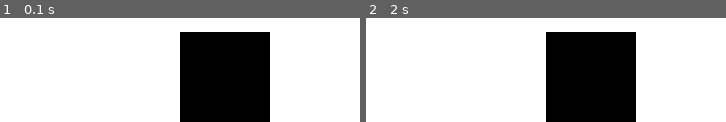
Above: before the commit, frames 1-2 (left to right).
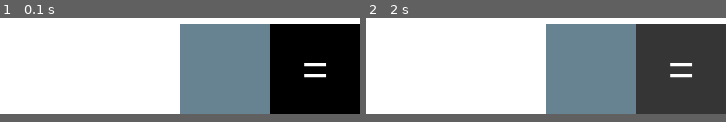
Above: after the commit, the same moments.

Repository: Romause/pygame.calculator
Game: pygame game, started from calculator.py
Same seed, same stepped clock (60 frames per second), same inputs: the game is played once before the commit and once after it.
Inputs (mouse positions are in pixels of both pictures, inside the frame that each line leads up to):
- Up to frame 1 (0.1 s): no input
- Up to frame 2 (2 s): press the mouse at (682, 68) at 0.37 s; move the mouse to (outside the picture) at 0.47 s; release the mouse at (outside the picture) at 0.6 s; click (682, 68) at 1.72 s, where only the run after the commit has a clickable "="
In our replay, the window is 360x648 before the commit and 360x640 after it. These sizes can differ from the game's own. Grey fills any space a smaller window leaves; there, only what the larger window draws over its background counts as a difference.

The runs differ from the first frame. In frame 1, 45% of the frame differs, in the area x 50-100%, y 5-100%; in frame 2, 45%.

Commit message:
типо клики

Diff:
--- a/button.py
+++ b/button.py
@@ -1,15 +1,14 @@
-import pygame
+import pygame.mouse
+
 
 class Button:
+
     color = None
     colorHover = None
     text = None
-    size = None
     width = None
     height = None
     bounds = None
-    x = None
-    y = None
 
 
     def __init__(self, color, colorHover, text, width, height, bounds, x, y):
@@ -22,23 +21,29 @@
         self.x = x
         self.y = y
 
-        return
 
-
-    def draw_text(self,screen,):
-        font_name = pygame.font.match_font("Arial")
+    def draw_text(self, screen):
+        font_name = pygame.font.match_font('arial')
         font = pygame.font.Font(font_name, 45)
-        text_image = font.render(self.text, True, self.color)
+        text_image = font.render(self.text, True, '#FFFFFF')
         text_rect = text_image.get_rect()
         text_rect.center = (self.x + self.width / 2, self.y + self.height / 2)
         screen.blit(text_image, text_rect)
-        return
 
 
-    def draw(self, screen):
+    def draw (self, screen):
         mousePos = pygame.mouse.get_pos()
-        if self.x + self.width > mousePos[0] > self.x and self.y + self.height > mousePos[1] > 640 - 90:
-            color = self.colorHover
+        if self.x + self.width > mousePos [0] > self.x and self.y + self.height > mousePos[1] > self.y:
+            color =  self.colorHover
         else:
             color = self.color
-        return
+        pygame.draw.rect(screen, '#000000', (self.x, self.y, self.width, self.height))
+        self.draw_text(screen)
+
+
+    def click(self):
+        mousePos = pygame.mouse.get_pos()
+        if self.x + self.width > mousePos[0] > self.x \
+            and self.y + self.height > mousePos[1] > self.y \
+            and pygame.mouse.get_pressed()[0]:
+            print(self.text)
--- a/calculator.py
+++ b/calculator.py
@@ -2,53 +2,68 @@
 import button
 pygame.init()
 
-bounds = (360, 648)
-screen = pygame.display.set_mode(bounds)
-buttons = []
-
-pygame.display.set_caption('Calculator')
-
 
 def draw_text(screen, text, size, x, y, color):
-    font_name = pygame.font.match_font("Arial")
+    font_name = pygame.font.match_font('arial')
     font = pygame.font.Font(font_name, size)
     text_image = font.render(text, True, color)
     text_rect = text_image.get_rect()
-    text_rect = center = (x, y)
+    text_rect.center = (x, y)
     screen.blit(text_image, text_rect)
 
 
-buttonsObject = []
+bounds = (360, 640)
+screen = pygame.display.set_mode(bounds)
 i = 1
+
 height = 90
 width = 360
-run = True
+buttons = ['0',',','=','1','2','3','+','4','5','6','-','7','8','9','x','AC','+/-','%','÷']
+buttonsObject = []
+
+pygame.display.set_caption('Calculator')
 clock = pygame.time.Clock()
 
 for btn in buttons:
     if i % 4 == 0:
         height += 90
         width = 360
-    buttonsObject.append(button.Button('#000000', '#696969', btn, 180 if i == 1 else 90, 90, bounds, bounds[0] - width, bounds[1] - height))
+    buttonsObject.append(button.Button('#000000', '#696969', btn, 180 if i == 1 else 90, 90, bounds, bounds[0] - width,bounds[1] - height))
+    width -= 180 if i == 1 else 90
+    i += 1
+
+
+run = True
+while run:
+    clock.tick(60)
+
+    isClicked = False
+    for event in pygame.event.get():
+        if event.type == pygame.QUIT:
+            run = False
+        if event.type == pygame.MOUSEBUTTONUP:
+            isClicked = False
+        if event.type == pygame.MOUSEBUTTONDOWN:
+            isClicked = True
+
+    screen.fill('#FFFFFF')
 
 
 
-while run:
-    screen.fill('#FFFFFF')
+
     mousePos = pygame.mouse.get_pos()
-    colorHover = '#F9F06F'
-    color = '#F9F01F'
 
-    pygame.draw.rect(screen, '#000000', (360 - 180, 640 - 82, 90, 90))
+    color = '#000000'
+    if 360 > mousePos[0] > 360 - 90 and 640 > mousePos[1] > 640 - 90:
+        color = '#353535'
+        pygame.mouse.set_cursor(pygame.SYSTEM_CURSOR_HAND)
+    else:
+        pygame.mouse.set_cursor()
+    pygame.draw.rect(screen, color, (360 - 90, 640 - 90, 90, 90))
+    draw_text(screen, '=', 45, 360 - 45, 640 - 45, '#FFFFFF')
 
-    for event in pygame.event.get():
-        if event.type == pygame.QUIT:
-            run = False
-    key = pygame.key.get_pressed()
-
-    clock.tick(60)
-    for btn in buttonsObject:
-        btn.draw(screen)
+    pygame.draw.rect(screen, '#678392', (360 - 180, 640 - 90, 90, 90))
 
     pygame.display.flip()
+
 pygame.quit()
